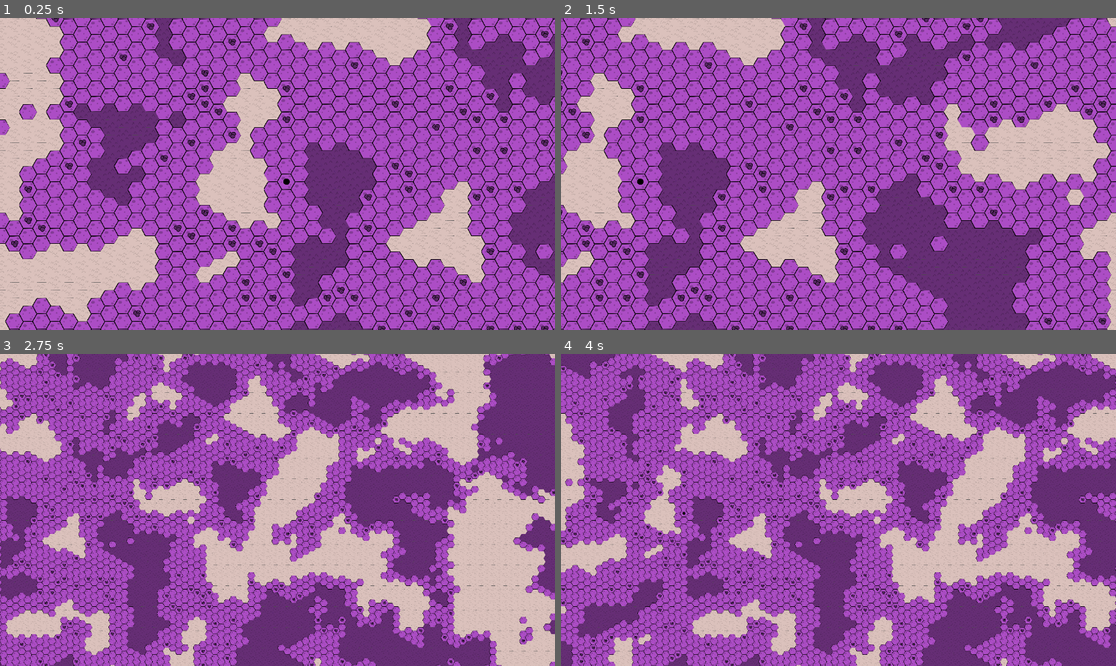
Above: before the commit, frames 1-4 (two rows, left to right).
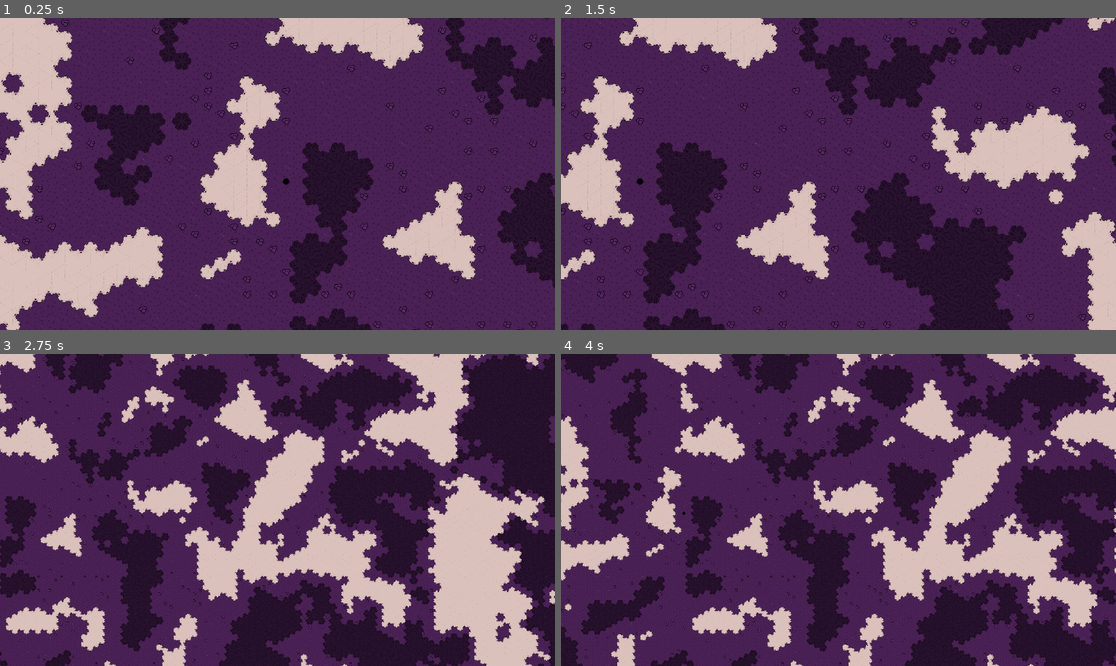
Above: after the commit, the same moments.

Repository: FlyingCheeseDemon/exoplanet-phd
Game: Godot game, scene res://scenes/main.tscn
Same seed, same stepped clock (60 frames per second), same inputs: the game is played once before the commit and once after it.
Inputs (mouse positions are in pixels of both pictures, inside the frame that each line leads up to):
- Up to frame 1 (0.25 s): no input
- Up to frame 2 (1.5 s): tap Enter at 0.5 s; move the mouse to (960, 158) at 0.52 s; hold D (pan_right) 0.53-1.25 s; right-click (960, 158) at 0.6 s; click (960, 158) at 0.67 s; drag from (727, 189) to (810, 236) at 1.27 s
- Up to frame 3 (2.75 s): tap Space at 2 s; move the mouse to (333, 441) at 2.02 s; hold D (pan_right) from 2.03 s (still down); tap Mouse wheel down (zoom_minus) at 2.1 s
- Up to frame 4 (4 s): release D (pan_right) at 2.75 s; drag from (810, 572) to (672, 463) at 2.77 s; tap Enter at 3.5 s; move the mouse to (1005, 556) at 3.52 s; hold A (pan_left) from 3.53 s (still down); right-click (1005, 556) at 3.6 s

The runs differ from the first frame. In frame 1, 81% of the frame differs, in the area x 0-100%, y 0-100%; in frame 2, 85%; in frame 3, 80%; in frame 4, 83%.

Commit message:
procedual generation upgrade

Diff:
--- /dev/null
+++ b/assets/world_color.gdshader
@@ -0,0 +1,19 @@
+shader_type canvas_item;
+
+uniform vec4 water_color = vec4(0.7,0.3,0.5,1);
+uniform vec4 land_color = vec4(0.3,0.2,0.9,1);
+
+void fragment() {
+	vec4 modulator;
+	vec4 col = texture(TEXTURE,UV);
+	if (col.r > 0.5){
+		modulator = water_color;
+	} else {
+		modulator = land_color;
+	}
+	modulator.r *= col.r;
+	modulator.g *= col.g;
+	modulator.b *= col.b;
+	modulator.a = col.a;
+	COLOR = modulator;
+}
--- /dev/null
+++ b/assets/world_color.tres
@@ -0,0 +1,8 @@
+[gd_resource type="ShaderMaterial" load_steps=2 format=3 uid="uid://lhccucjt1x6j"]
+
+[ext_resource type="Shader" uid="uid://bf64q54j2ohdt" path="res://assets/world_color.gdshader" id="1_ajc76"]
+
+[resource]
+shader = ExtResource("1_ajc76")
+shader_parameter/water_color = Vector4(0.54, 0.655, 0.5, 1)
+shader_parameter/land_color = Vector4(0.3, 0.72, 0.9, 1)
--- a/assets/world_tileset.tres
+++ b/assets/world_tileset.tres
@@ -21,7 +21,7 @@
 tile_shape = 3
 tile_layout = 4
 tile_offset_axis = 1
-tile_size = Vector2i(209, 179)
+tile_size = Vector2i(200, 174)
 terrain_set_0/mode = 2
 terrain_set_0/terrain_0/name = "Water"
 terrain_set_0/terrain_0/color = Color(0.63493496, 0.11584429, 0.54542327, 1)
--- /dev/null
+++ b/scenes/world_scenes/dual_tile.tscn
@@ -0,0 +1,43 @@
+[gd_scene load_steps=4 format=3 uid="uid://obliyal6gvul"]
+
+[ext_resource type="Texture2D" uid="uid://5uobv2mbjmcv" path="res://assets/dual_tilemaps/test_tilemap.png" id="1_yjuhm"]
+
+[sub_resource type="AtlasTexture" id="AtlasTexture_mackf"]
+resource_local_to_scene = true
+atlas = ExtResource("1_yjuhm")
+region = Rect2(610.33954, 11.561863, 203.77509, 175.5514)
+
+[sub_resource type="GDScript" id="GDScript_7eij3"]
+script/source = "extends Sprite2D
+
+class_name DualTile
+const self_scene:PackedScene = preload(\"res://scenes/world_scenes/dual_tile.tscn\")
+
+enum CORNER {NO,YES}
+
+@export var margins:Vector2i = Vector2i(12,12)
+@export var texture_region_size:Vector2i = Vector2i(200,174)
+@export var row_probabilities:Array[float]
+var parity:bool
+
+static func constructor() -> DualTile:
+	var obj := self_scene.instantiate()
+	return obj
+
+var orientation:int:
+	set = set_orientation
+
+func set_orientation(orient:int) -> void:
+	rotation = orient * 2*PI/3
+
+func set_geometry(one:CORNER,two:CORNER,three:CORNER) -> void:
+	pass
+
+func update_texture(coverage:int) -> void:
+	var row:int = 0
+	texture.region = Rect2(Vector2i(margins.x+coverage*texture_region_size.x,margins.y+row*texture_region_size.y), texture_region_size)
+"
+
+[node name="DualTile" type="Sprite2D"]
+texture = SubResource("AtlasTexture_mackf")
+script = SubResource("GDScript_7eij3")
--- /dev/null
+++ b/scenes/world_scenes/visual_map.gd
@@ -0,0 +1,136 @@
+extends Node2D
+
+@onready var map_1:TileMapLayer = $VisualMap1
+@onready var map_2:TileMapLayer = $VisualMap2
+@onready var both_maps:Array[TileMapLayer] = [map_1,map_2]
+
+const NEIGHBORS1:Array[Vector2i] = [Vector2i(0,0),Vector2i(-1,1),Vector2i(0,1)]
+const NEIGHBORS2:Array[Vector2i] = [Vector2i(1,-1),Vector2i(0,-1),Vector2i(0,0)]
+const NEIGHBORS:Array = [NEIGHBORS1,NEIGHBORS2]
+
+func _ready() -> void:
+	pass
+
+var next_binary_values_1:Array[Array]
+var next_binary_values_2:Array[Array]
+
+func after_world_map_update(world_map:TileMapLayer) -> void:
+	var render_range = world_map.render_range - 1
+	for i in range(-render_range,render_range):
+		for j in range(-render_range,render_range):
+			var values:Array[Array] = [[0,0,0],[0,0,0]]
+			for map_inx in range(2):
+				for k in range(3):
+					var global_coordinate:Vector2i = Vector2i(i,j) + NEIGHBORS[map_inx][k]
+					values[map_inx][k] = world_map.get_cell_tile_data(global_coordinate).terrain_set
+
+				var column:int = 0
+				var orientation:int = 0
+				match values[map_inx]:
+					[0,_,_]:
+						match values[map_inx]:
+							[_,0,_]:
+								match values[map_inx]:
+									[_,_,0]:
+										column = 0
+										orientation = randi_range(0,2)
+									[_,_,1]:
+										column = 3
+										orientation = 0
+									[_,_,2]:
+										column = 4
+										orientation = 0
+							[_,1,_]:
+								match values[map_inx]:
+									[_,_,0]:
+										column = 3
+										orientation = 2
+									[_,_,1]:
+										column = 5
+										orientation = 1
+									[_,_,2]:
+										column = 9
+										orientation = 0
+							[_,2,_]:
+								match values[map_inx]:
+									[_,_,0]:
+										column = 4
+										orientation = 2
+									[_,_,1]:
+										column = 10
+										orientation = 1
+									[_,_,2]:
+										column = 7
+										orientation = 1
+					[1,_,_]:
+						match values[map_inx]:
+							[_,0,_]:
+								match values[map_inx]:
+									[_,_,0]:
+										column = 3
+										orientation = 1
+									[_,_,1]:
+										column = 5
+										orientation = 2
+									[_,_,2]:
+										column = 10
+										orientation = 2
+							[_,1,_]:
+								match values[map_inx]:
+									[_,_,0]:
+										column = 5
+										orientation = 0
+									[_,_,1]:
+										column = 2
+										orientation = randi_range(0,2)
+									[_,_,2]:
+										column = 6
+										orientation = 0
+							[_,2,_]:
+								match values[map_inx]:
+									[_,_,0]:
+										column = 9
+										orientation = 2
+									[_,_,1]:
+										column = 6
+										orientation = 2
+									[_,_,2]:
+										column = 8
+										orientation = 1
+					[2,_,_]:
+						match values[map_inx]:
+							[_,0,_]:
+								match values[map_inx]:
+									[_,_,0]:
+										column = 4
+										orientation = 1
+									[_,_,1]:
+										column = 9
+										orientation = 1
+									[_,_,2]:
+										column = 7
+										orientation = 2
+							[_,1,_]:
+								match values[map_inx]:
+									[_,_,0]:
+										column = 10
+										orientation = 0
+									[_,_,1]:
+										column = 6
+										orientation = 1
+									[_,_,2]:
+										column = 8
+										orientation = 2
+							[_,2,_]:
+								match values[map_inx]:
+									[_,_,0]:
+										column = 7
+										orientation = 0
+									[_,_,1]:
+										column = 8
+										orientation = 0
+									[_,_,2]:
+										column = 1
+										orientation = randi_range(0,2)
+
+				both_maps[map_inx].set_cell(Vector2i(i,j),orientation,Vector2i(column,0))
--- a/scenes/world_scenes/world.gd
+++ b/scenes/world_scenes/world.gd
@@ -3,6 +3,7 @@
 class_name World
 
 @onready var world_map:TileMapLayer = $WorldMap
+@onready var visual_world_map:Node2D = $VisualMap
 @onready var camera:Camera2D = $Camera2D
 @onready var buildings:Node = $Buildings
 @onready var resource_piles:Node = $ResourcePiles
@@ -34,6 +35,8 @@
 		randomize_world_colors()
 	recolor_world(water_color,land_color)
 	color_tag_array = [Color(),water_color,land_color]
+	visual_world_map.after_world_map_update(world_map)
+
 
 var pan_speed:float = 10
 
@@ -167,17 +170,8 @@
 	water_color = Color.from_hsv(randf(),randf_range(0.1,land_color.s),randf_range(land_color.v,1))
 
 func recolor_world(w_color:Color,l_color:Color) -> void:
-	var tiles_colored:Array[bool] = [false,false,false]
-	for i in range(-100,100):
-		for j in range(-100,100):
-			if world_map.get_cell_tile_data(Vector2i(i,j)).terrain_set == 0:
-				world_map.get_cell_tile_data(Vector2i(i,j)).modulate = w_color
-			else:
-				world_map.get_cell_tile_data(Vector2i(i,j)).modulate = l_color
-
-			tiles_colored[world_map.get_cell_tile_data(Vector2i(i,j)).terrain_set] = true
-			if tiles_colored[0] and tiles_colored[1] and tiles_colored[2]:
-				return
+	visual_world_map.material.set_shader_parameter("water_color",w_color);
+	visual_world_map.material.set_shader_parameter("land_color",l_color);
 
 func add_world_object_occupancy(world_object:WorldObject) -> void:
 	var occupancy_dict:Dictionary = type_occupancy_dict_dict[world_object.type]
--- a/scenes/world_scenes/world.tscn
+++ b/scenes/world_scenes/world.tscn
@@ -1,14 +1,159 @@
-[gd_scene load_steps=7 format=4 uid="uid://b3ou4tybdq6r"]
+[gd_scene load_steps=23 format=4 uid="uid://b3ou4tybdq6r"]
 
 [ext_resource type="Script" uid="uid://cdk0qox14sueo" path="res://scenes/world_scenes/world.gd" id="1_4wyf3"]
 [ext_resource type="TileSet" uid="uid://wq2fpuh0mids" path="res://assets/world_tileset.tres" id="2_ikkem"]
 [ext_resource type="Script" uid="uid://curff0ybkit4y" path="res://scenes/world_scenes/world_tile_map.gd" id="3_2ti7m"]
 [ext_resource type="Script" uid="uid://bq3qer2qa1ayc" path="res://scenes/world_scenes/workers.gd" id="4_74fly"]
+[ext_resource type="Material" uid="uid://lhccucjt1x6j" path="res://assets/world_color.tres" id="4_k3ge2"]
+[ext_resource type="Script" uid="uid://dbk8usljex361" path="res://scenes/world_scenes/visual_map.gd" id="4_tkitp"]
+[ext_resource type="Texture2D" uid="uid://d3vxc8dp1b3x4" path="res://assets/dual_tilemaps/test_tilemap0.png" id="5_k3ge2"]
+[ext_resource type="Texture2D" uid="uid://cqd76o1cp8lwg" path="res://assets/dual_tilemaps/test_tilemap2.png" id="6_3q655"]
 [ext_resource type="PackedScene" uid="uid://bv6jk10mu6d2b" path="res://scenes/build_menu_scenes/drag_preview.tscn" id="6_74fly"]
+[ext_resource type="Texture2D" uid="uid://drtddug58basp" path="res://assets/dual_tilemaps/test_tilemap4.png" id="7_g6vb1"]
+[ext_resource type="Texture2D" uid="uid://c0bfrrxl5lmm3" path="res://assets/dual_tilemaps/test_tilemap3.png" id="8_fu00p"]
+[ext_resource type="Texture2D" uid="uid://ctqfeq8elprdu" path="res://assets/dual_tilemaps/test_tilemap5.png" id="9_4ju7g"]
+[ext_resource type="Texture2D" uid="uid://wj2ld40an43n" path="res://assets/dual_tilemaps/test_tilemap1.png" id="10_mg8tk"]
 
 [sub_resource type="FastNoiseLite" id="FastNoiseLite_jyr2a"]
 noise_type = 0
 frequency = 0.0582
+
+[sub_resource type="TileSetAtlasSource" id="TileSetAtlasSource_bfi5g"]
+texture = ExtResource("5_k3ge2")
+margins = Vector2i(12, 12)
+texture_region_size = Vector2i(200, 174)
+0:0/0 = 0
+1:0/0 = 0
+2:0/0 = 0
+3:0/0 = 0
+4:0/0 = 0
+5:0/0 = 0
+6:0/0 = 0
+7:0/0 = 0
+8:0/0 = 0
+9:0/0 = 0
+10:0/next_alternative_id = 2
+10:0/0 = 0
+
+[sub_resource type="TileSetAtlasSource" id="TileSetAtlasSource_72adn"]
+texture = ExtResource("6_3q655")
+margins = Vector2i(12, 12)
+texture_region_size = Vector2i(200, 174)
+0:0/0 = 0
+1:0/0 = 0
+2:0/0 = 0
+3:0/0 = 0
+4:0/0 = 0
+5:0/0 = 0
+6:0/0 = 0
+7:0/0 = 0
+8:0/0 = 0
+9:0/0 = 0
+10:0/0 = 0
+
+[sub_resource type="TileSetAtlasSource" id="TileSetAtlasSource_f5xb7"]
+texture = ExtResource("7_g6vb1")
+margins = Vector2i(12, 12)
+texture_region_size = Vector2i(200, 174)
+0:0/0 = 0
+1:0/0 = 0
+2:0/0 = 0
+3:0/0 = 0
+4:0/0 = 0
+5:0/0 = 0
+6:0/0 = 0
+7:0/0 = 0
+8:0/0 = 0
+9:0/0 = 0
+10:0/0 = 0
+
+[sub_resource type="TileSet" id="TileSet_bxv4k"]
+tile_shape = 3
+tile_layout = 4
+tile_offset_axis = 1
+tile_size = Vector2i(200, 174)
+sources/0 = SubResource("TileSetAtlasSource_bfi5g")
+sources/1 = SubResource("TileSetAtlasSource_72adn")
+sources/2 = SubResource("TileSetAtlasSource_f5xb7")
+
+[sub_resource type="TileSetAtlasSource" id="TileSetAtlasSource_3q655"]
+texture = ExtResource("9_4ju7g")
+margins = Vector2i(12, 12)
+texture_region_size = Vector2i(200, 174)
+0:0/0 = 0
+1:0/0 = 0
+2:0/0 = 0
+3:0/0 = 0
+4:0/0 = 0
+5:0/0 = 0
+6:0/0 = 0
+7:0/0 = 0
+8:0/0 = 0
+9:0/0 = 0
+10:0/0 = 0
+0:1/0 = 0
+1:1/0 = 0
+2:1/0 = 0
+3:1/0 = 0
+4:1/0 = 0
+5:1/0 = 0
+6:1/0 = 0
+7:1/0 = 0
+8:1/0 = 0
+9:1/0 = 0
+10:1/0 = 0
+
+[sub_resource type="TileSetAtlasSource" id="TileSetAtlasSource_4f85e"]
+texture = ExtResource("10_mg8tk")
+margins = Vector2i(12, 12)
+texture_region_size = Vector2i(200, 174)
+0:0/0 = 0
+1:0/0 = 0
+2:0/0 = 0
+3:0/0 = 0
+4:0/0 = 0
+5:0/0 = 0
+6:0/0 = 0
+7:0/0 = 0
+8:0/0 = 0
+9:0/0 = 0
+10:0/0 = 0
+0:1/0 = 0
+1:1/0 = 0
+2:1/0 = 0
+3:1/0 = 0
+4:1/0 = 0
+5:1/0 = 0
+6:1/0 = 0
+7:1/0 = 0
+8:1/0 = 0
+9:1/0 = 0
+10:1/0 = 0
+
+[sub_resource type="TileSetAtlasSource" id="TileSetAtlasSource_k3ge2"]
+texture = ExtResource("8_fu00p")
+margins = Vector2i(12, 12)
+texture_region_size = Vector2i(200, 174)
+0:0/0 = 0
+1:0/0 = 0
+2:0/0 = 0
+3:0/0 = 0
+4:0/0 = 0
+5:0/0 = 0
+6:0/0 = 0
+7:0/0 = 0
+8:0/0 = 0
+9:0/0 = 0
+10:0/0 = 0
+
+[sub_resource type="TileSet" id="TileSet_tkitp"]
+tile_shape = 3
+tile_layout = 4
+tile_offset_axis = 1
+tile_size = Vector2i(200, 174)
+sources/0 = SubResource("TileSetAtlasSource_3q655")
+sources/2 = SubResource("TileSetAtlasSource_k3ge2")
+sources/1 = SubResource("TileSetAtlasSource_4f85e")
 
 [node name="World" type="CanvasLayer"]
 follow_viewport_enabled = true
@@ -29,6 +174,20 @@
 range_factor = 70.0
 render_range = 100
 
+[node name="VisualMap" type="Node2D" parent="."]
+material = ExtResource("4_k3ge2")
+script = ExtResource("4_tkitp")
+
+[node name="VisualMap1" type="TileMapLayer" parent="VisualMap"]
+use_parent_material = true
+position = Vector2(45.78, 87.715)
+tile_set = SubResource("TileSet_bxv4k")
+
+[node name="VisualMap2" type="TileMapLayer" parent="VisualMap"]
+use_parent_material = true
+position = Vector2(-53.57, -86.605)
+tile_set = SubResource("TileSet_tkitp")
+
 [node name="ResourcePiles" type="Node" parent="."]
 
 [node name="Buildings" type="Node" parent="."]
Binary file added: assets/dual_tilemaps/test_tilemap.png
Not shown, added: assets/dual_tilemaps/test_tilemap.png.import
Binary file added: assets/dual_tilemaps/test_tilemap0.png
Not shown, added: assets/dual_tilemaps/test_tilemap0.png.import
Binary file added: assets/dual_tilemaps/test_tilemap1.png
Not shown, added: assets/dual_tilemaps/test_tilemap1.png.import
Binary file added: assets/dual_tilemaps/test_tilemap2.png
Not shown, added: assets/dual_tilemaps/test_tilemap2.png.import
Binary file added: assets/dual_tilemaps/test_tilemap3.png
Not shown, added: assets/dual_tilemaps/test_tilemap3.png.import
Binary file added: assets/dual_tilemaps/test_tilemap4.png
Not shown, added: assets/dual_tilemaps/test_tilemap4.png.import
(and 5 more such lines)
